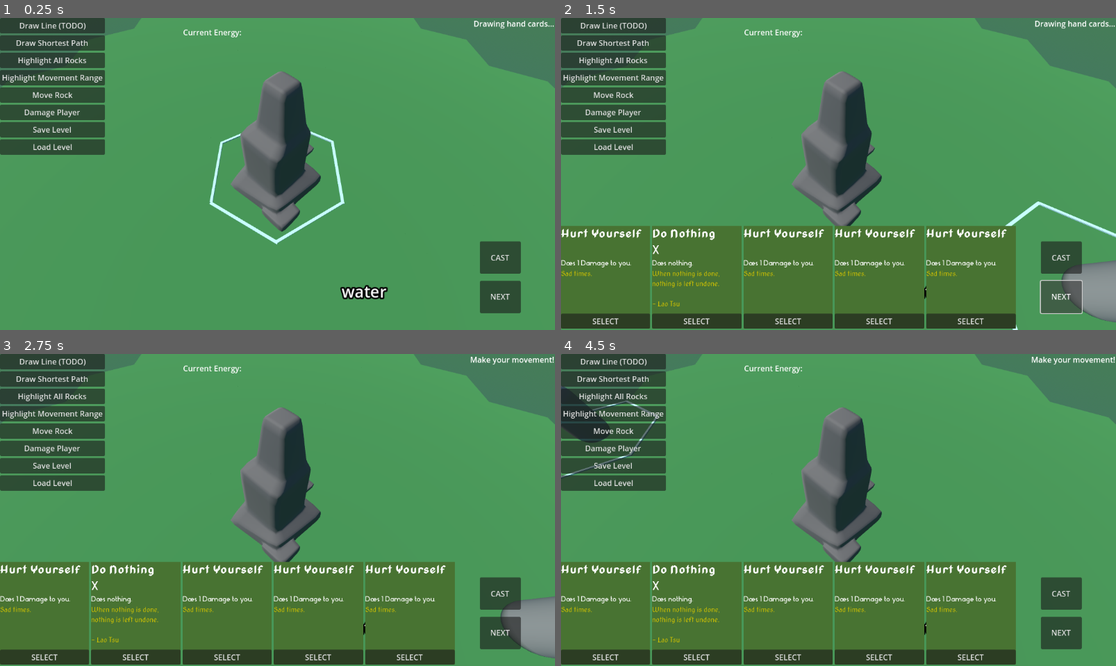
Above: before the commit, frames 1-4 (two rows, left to right).
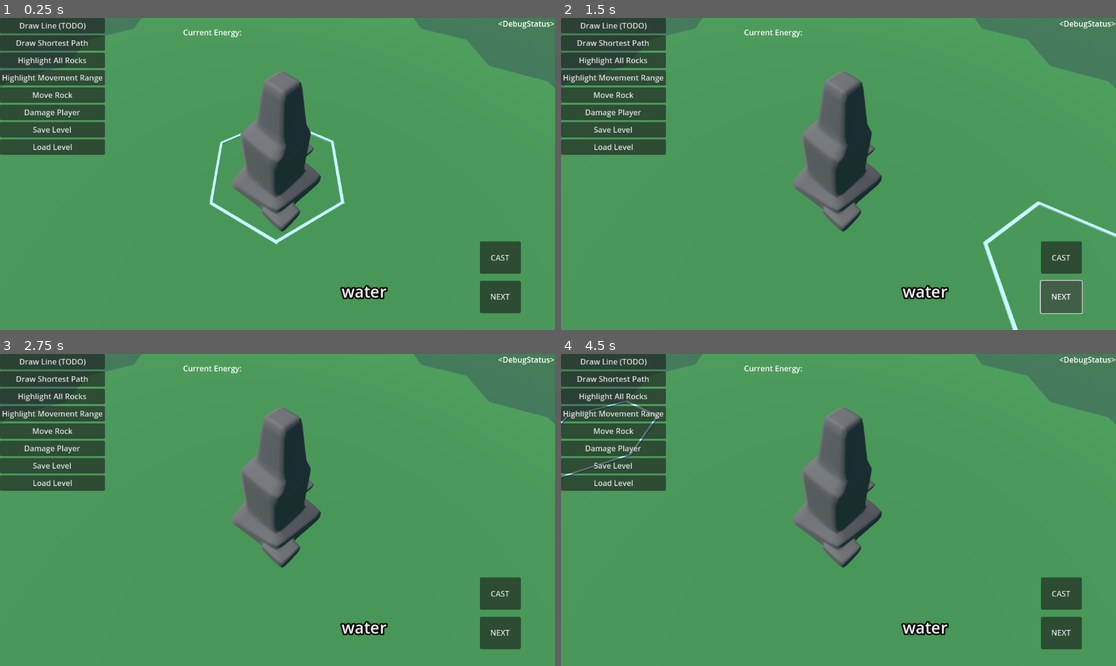
Above: after the commit, the same moments.

Repository: nheeb/spell-tactics
Game: Godot game, scene res://Logic/Main.tscn
Two runs of this game, one before a commit and one after it. Both use one fixed random seed, a clock stepped at 60 frames per second and the inputs below.
Inputs:
- Up to frame 1 (0.25 s): no input
- Up to frame 2 (1.5 s): click "NEXT" at 0.5 s; click "NEXT" at 1.25 s
- Up to frame 3 (2.75 s): click "Draw Line (TODO)" at 2 s
- Up to frame 4 (4.5 s): click "Draw Shortest Path" at 2.75 s; click "Highlight All Rocks" at 3.5 s; click "Highlight Movement Range" at 4.25 s

The runs differ from the first frame. In frame 1, 0.2% of the frame differs, in the area x 85-100%, y 0-4%; in frame 2, 28%; in frame 3, 28%, in the area x 0-100%, y 0-100%; in frame 4, 27%.
Error after the commit: Invalid call. Nonexistent function 'process_player_action' in base 'Nil'. (res://UI/CombatUI.gd:34)

Commit message:
debug combat (revert me)

Diff:
--- a/Prototype/Prototyping.gd
+++ b/Prototype/Prototyping.gd
@@ -7,7 +7,7 @@
 const COMBAT = preload("res://Logic/Combat.tscn")
 const COMBAT_UI = preload("res://UI/CombatUI.tscn")
 
-const LOAD_PROTOTYPE_COMBAT = true
+const LOAD_PROTOTYPE_COMBAT = false
 
 func _ready() -> void:
 	$Level.init_basic_grid(3)
@@ -15,7 +15,6 @@
 	$Level.add_entity(3, 3, ROCK_ENTITY)
 	$Level.add_entity(3, 4, WATER_ENTITY)
 	$Level.player = $Level.add_entity(0, 6, PLAYER_TYPE)
-
 
 	if LOAD_PROTOTYPE_COMBAT:
 		var new_combat = COMBAT.instantiate()
--- a/Prototype/Prototyping.tscn
+++ b/Prototype/Prototyping.tscn
@@ -1,10 +1,11 @@
-[gd_scene load_steps=9 format=3 uid="uid://cs6vnuiljtmct"]
+[gd_scene load_steps=10 format=3 uid="uid://cs6vnuiljtmct"]
 
 [ext_resource type="Script" path="res://Prototype/Prototyping.gd" id="1_j078d"]
 [ext_resource type="Script" path="res://Addons/smoothing/smoothing.gd" id="1_mf57j"]
 [ext_resource type="Script" path="res://Prototype/GameCamera.gd" id="1_wx0wr"]
 [ext_resource type="PackedScene" uid="uid://bshwbn0tpocns" path="res://Logic/Tiles/Level.tscn" id="3_80rsa"]
 [ext_resource type="Script" path="res://Prototype/MouseInput.gd" id="4_2ad06"]
+[ext_resource type="PackedScene" uid="uid://bysejqqiloy1u" path="res://UI/CombatUI.tscn" id="6_mbk3b"]
 
 [sub_resource type="ProceduralSkyMaterial" id="ProceduralSkyMaterial_ypriw"]
 sky_horizon_color = Color(0.223529, 0.517647, 0.670588, 1)
@@ -66,18 +67,11 @@
 grow_vertical = 2
 mouse_filter = 1
 
-[node name="TabBar" type="TabBar" parent="FeaturesUI/Control"]
-layout_mode = 0
-offset_right = 139.0
-offset_bottom = 590.0
-
 [node name="VBoxContainer" type="VBoxContainer" parent="FeaturesUI/Control"]
 layout_mode = 1
 anchors_preset = -1
 anchor_right = 0.116
 anchor_bottom = 0.533
-offset_right = 81.0
-offset_bottom = 40.0
 metadata/_edit_use_anchors_ = true
 
 [node name="LineButton" type="Button" parent="FeaturesUI/Control/VBoxContainer"]
@@ -129,6 +123,9 @@
 layout_mode = 2
 text = "Load Level"
 
+[node name="CombatUI" parent="FeaturesUI/Control" instance=ExtResource("6_mbk3b")]
+layout_mode = 1
+
 [connection signal="pressed" from="FeaturesUI/Control/VBoxContainer/NavButton" to="." method="_on_nav_button_pressed"]
 [connection signal="pressed" from="FeaturesUI/Control/VBoxContainer/EntityFindButton" to="." method="_on_entity_find_button_pressed"]
 [connection signal="pressed" from="FeaturesUI/Control/VBoxContainer/MovementRangeButton" to="." method="_on_movement_range_button_pressed"]
--- a/UI/CombatUI.gd
+++ b/UI/CombatUI.gd
@@ -41,9 +41,10 @@
 	if is_instance_valid(selected_spell):
 		combat.process_player_action(PlayerCast.new(selected_spell, payment))
 
-func _input(event):
-	if event.is_action_pressed("cancel"):
-		deselect_card()
+#func _input(event):
+	#if event.is_action_pressed("cancel"):
+		#deselect_card()
+
 
 func select_card(spell: Spell):
 	deselect_card()
--- a/UI/CombatUI.tscn
+++ b/UI/CombatUI.tscn
@@ -77,6 +77,7 @@
 anchor_bottom = 0.24537
 grow_horizontal = 2
 grow_vertical = 2
+mouse_filter = 1
 text = "<DebugStatus>"
 horizontal_alignment = 2
 metadata/_edit_use_anchors_ = true
@@ -90,6 +91,7 @@
 anchor_bottom = 0.0833333
 grow_horizontal = 2
 grow_vertical = 2
+mouse_filter = 1
 text = "Current Energy:"
 metadata/_edit_use_anchors_ = true
 
